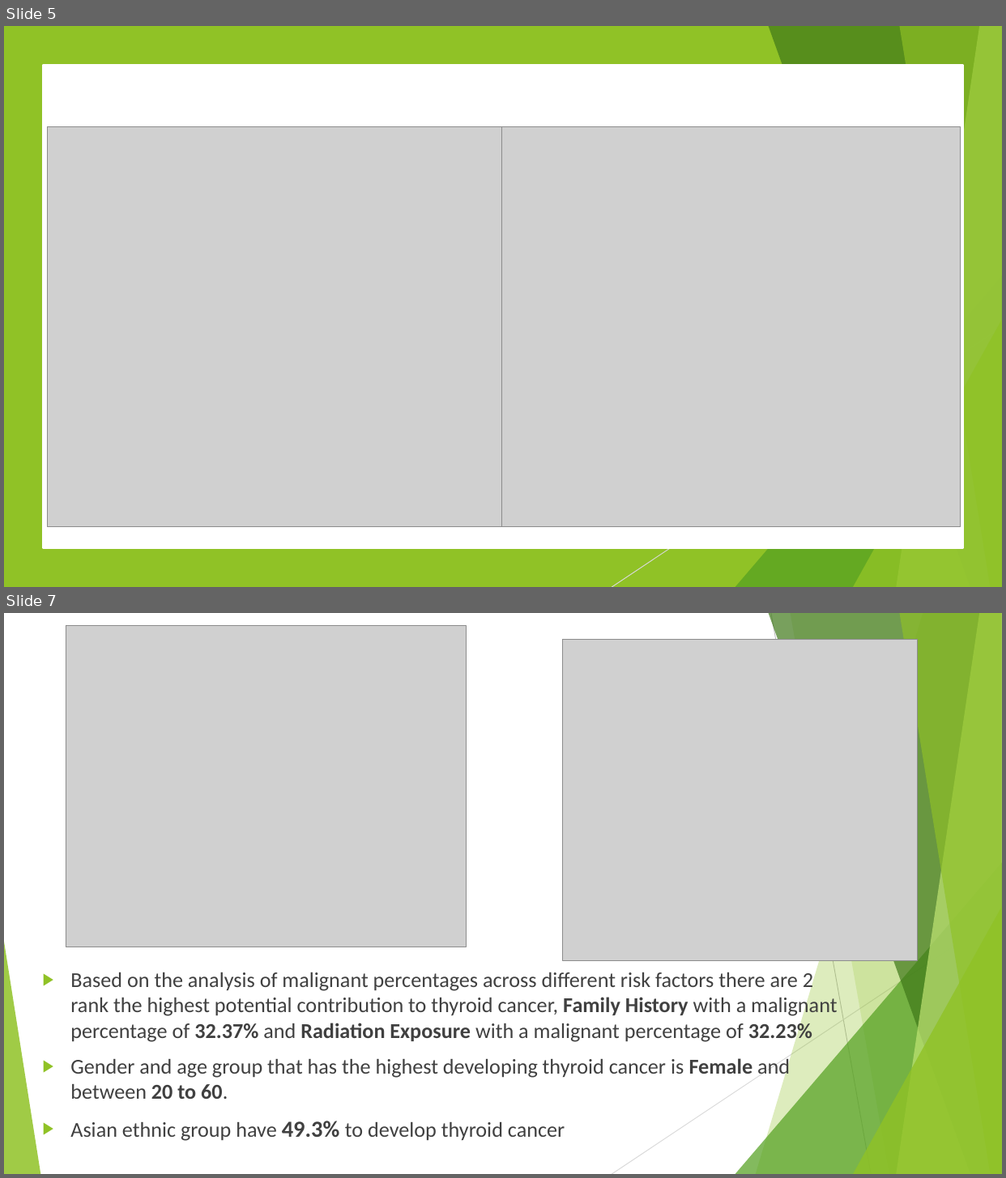
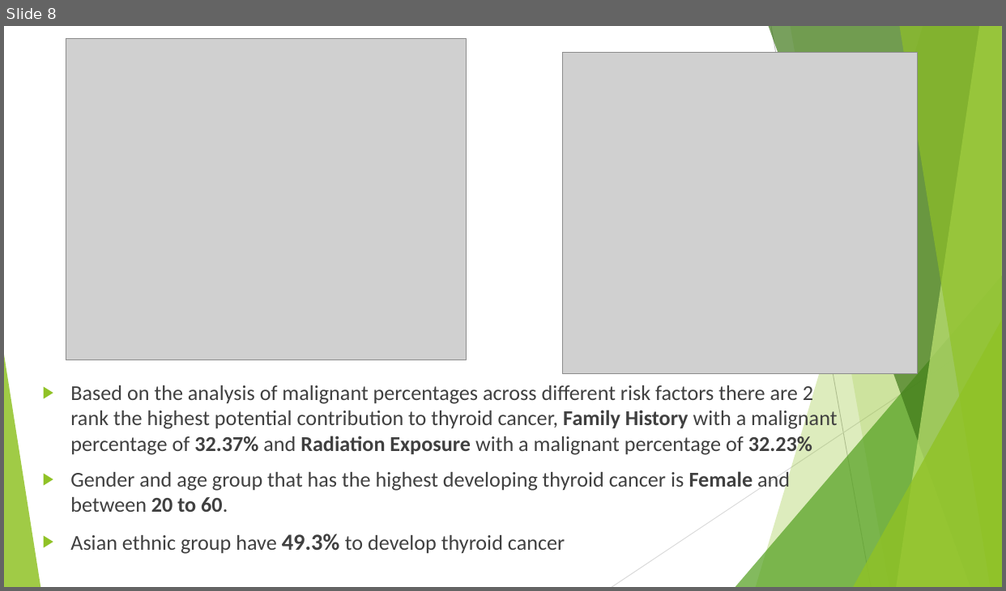
Before and after one commit to susielee1/Capstone-Project-Thyroid-Cancer, a slide deck: Capstone Project-Thyroid Cancer Powerpoint.pptx. Shown one above the other, each under a label of ours: slides 5 and 7 before the commit, slide 8 after it; the slides between them are not shown. The pictures are 1006x1178 and 1006x591 pixels, drawn with LibreOffice and Linux fonts; fonts in the diff are those of the drawing; grey boxes stand for pictures. Boxes give left, top, right and bottom in pixels: in the first picture for what was removed or moved away, otherwise in the second. Text is boxed around its words. In the diff, an @@ line names an element or a change of style, - is before the commit and + after.

```diff
--- a/Capstone Project-Thyroid Cancer Powerpoint.pptx
+++ b/Capstone Project-Thyroid Cancer Powerpoint.pptx
@@ slide 5 removed at box(4, 26, 1002, 587), background #FFFFFF; not listed: 8 template elements that a slide beside it also shows @@
@@ rectangle removed at box(4, 26, 1002, 587) @@
@@ rectangle removed at box(43, 66, 963, 548) @@
@@ picture removed at box(48, 127, 511, 527) @@
@@ picture removed at box(502, 127, 961, 527) @@
@@ line removed from (502, 161) to (502, 442) @@
@@ group removed at box(4, 26, 1002, 587): 5 freeform shapes, 3 triangles, 1 line @@
@@ group removed at box(4, 26, 1002, 587): 5 freeform shapes, 3 triangles, 1 line @@
@@ what was slide 7 is now slide 8 @@
```
Also in this commit, not shown: 5 slides changed, 3 slides added, 1 other slide removed.
